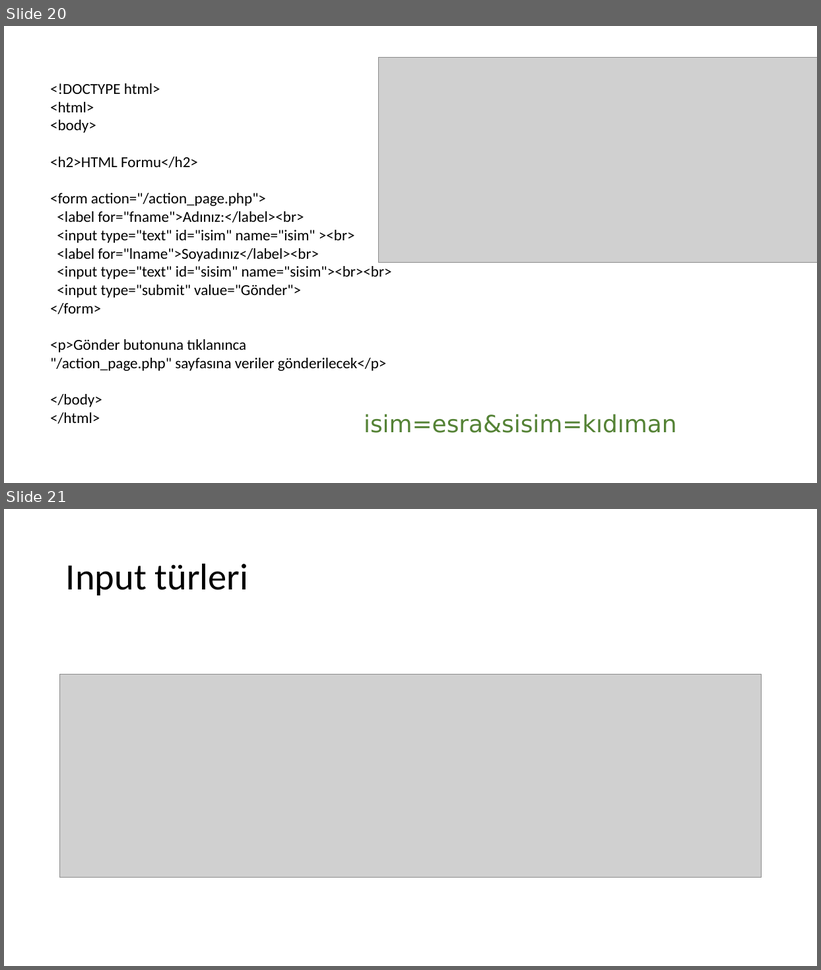
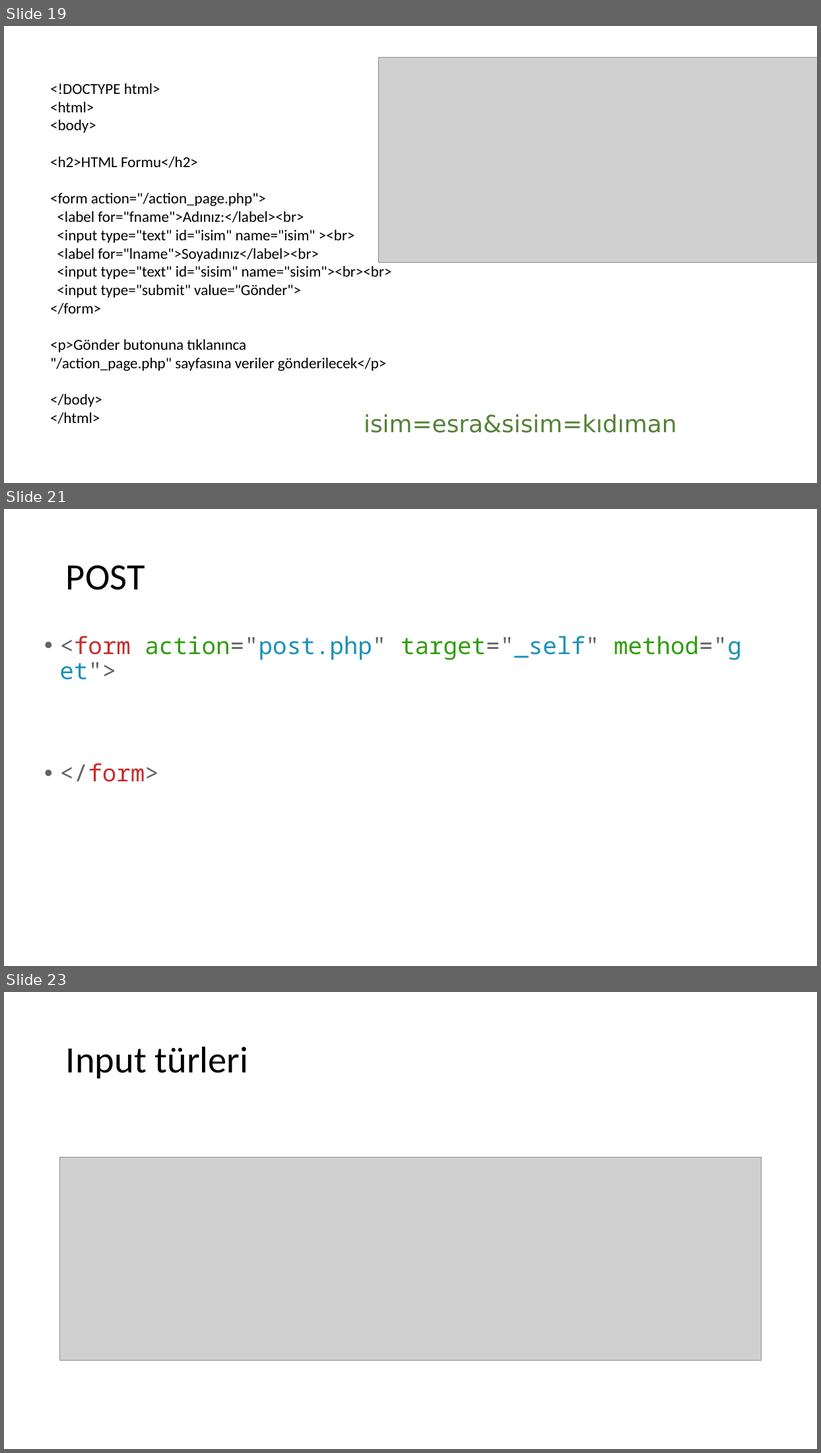
Before and after one commit to esrakidiman1/web, a slide deck: hafta4.pptx. Shown one above the other, each under a label of ours: slides 20 and 21 before the commit, slides 19, 21 and 23 after it; the slides between them are not shown. The pictures are 821x970 and 821x1453 pixels, drawn with LibreOffice and Linux fonts; fonts in the diff are those of the drawing; grey boxes stand for pictures. Boxes give left, top, right and bottom in pixels: in the first picture for what was removed or moved away, otherwise in the second. Text is boxed around its words. In the diff, an @@ line names an element or a change of style, - is before the commit and + after.

```diff
--- a/hafta4.pptx
+++ b/hafta4.pptx
@@ slide 21 added at (4,509,817,966), background #FFFFFF @@
@@ title added at (66,565,145,590), 44 pt, text #000000 @@
+POST
@@ text added at (59,636,742,782), 28 pt, text #2F9C0A @@
+• <form action="post.php" target="_self" method="get">
+• </form>
@@ what was slide 20 is now slide 19 @@
@@ what was slide 21 is now slide 23 @@
```
Also in this commit, not shown: 1 slide changed, 1 other slide added.
